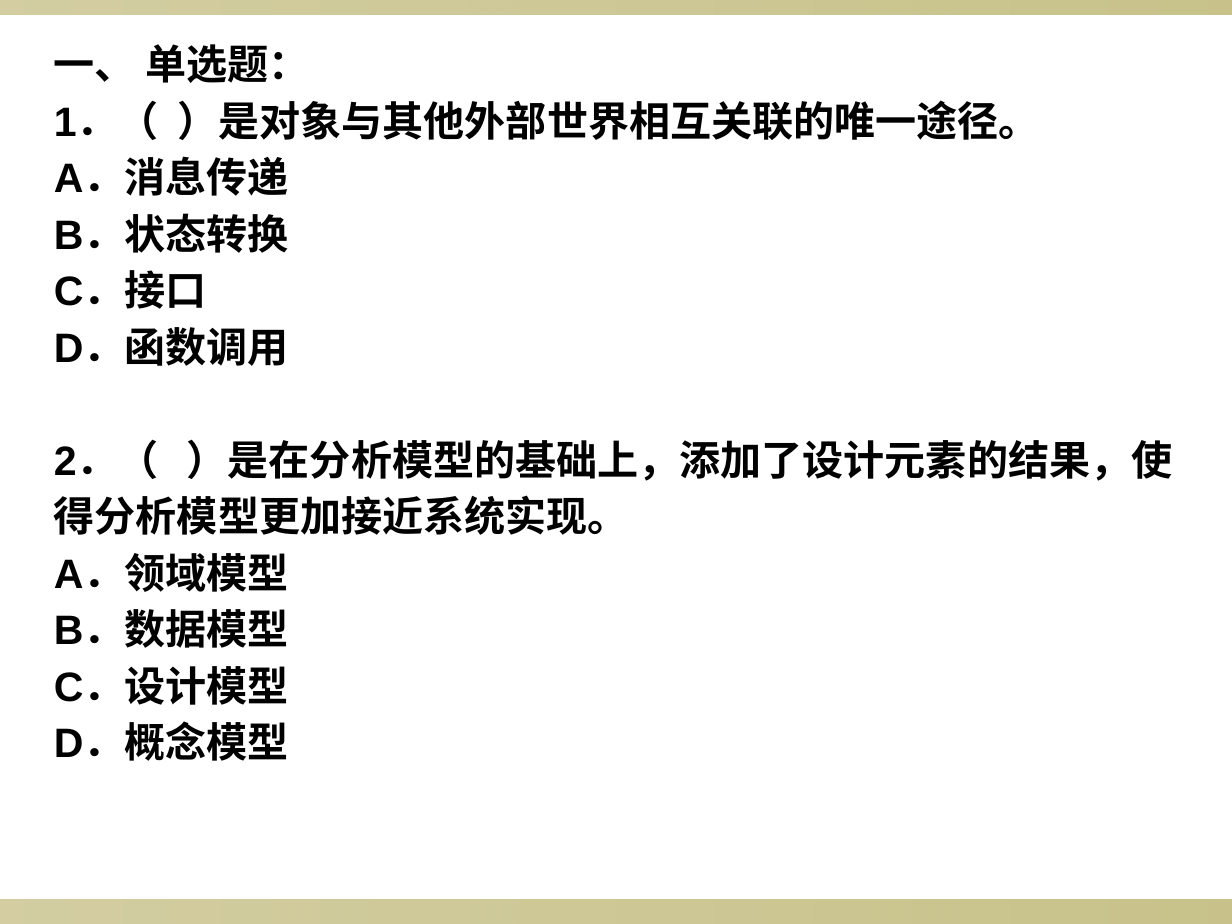
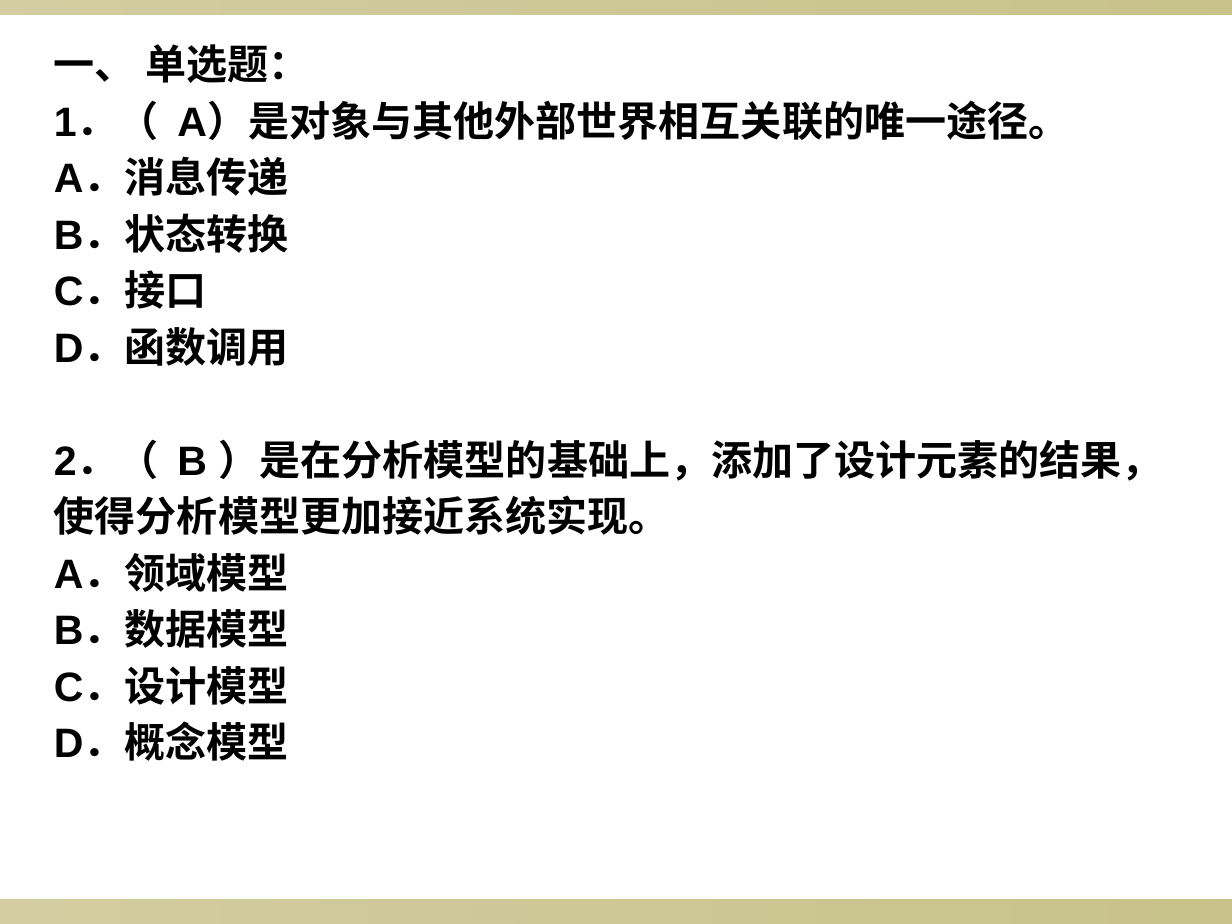
Before and after one commit to YYYYWD/Common, a slide deck: slide 2 of 大三上课件/UML/PPT/15+UML测试试题.ppt. Drawn at 1232x924 pixels with LibreOffice and Linux fonts; fonts in the diff are those of the drawing; background and template pictures are left out. Boxes give left, top, right and bottom in pixels: in the first picture for what was removed or moved away, otherwise in the second. Text is boxed around its words. In the diff, an @@ line names an element or a change of style, - is before the commit and + after.

```diff
--- a/大三上课件/UML/PPT/15+UML测试试题.ppt
+++ b/大三上课件/UML/PPT/15+UML测试试题.ppt
@@ text at (54,103,1164,761): text changed @@
-1．（ ）是对象与其他外部世界相互关联的唯一途径。
-A．消息传递
-B．状态转换
-C．接口
-D．函数调用
-2．（ ）是在分析模型的基础上，添加了设计元素的结果，使得分析模型更加接近系统实现。
-A．领域模型
-B．数据模型
-C．设计模型
-D．概念模型
+1．（ A）是对象与其他外部世界相互关联的唯一途径。
+A．消息传递
+B．状态转换
+C．接口
+D．函数调用
+2．（ B ）是在分析模型的基础上，添加了设计元素的结果，使得分析模型更加接近系统实现。
+A．领域模型
+B．数据模型
+C．设计模型
+D．概念模型
```
Also in this commit, not shown: 1 other slide changed, 21 other files.
